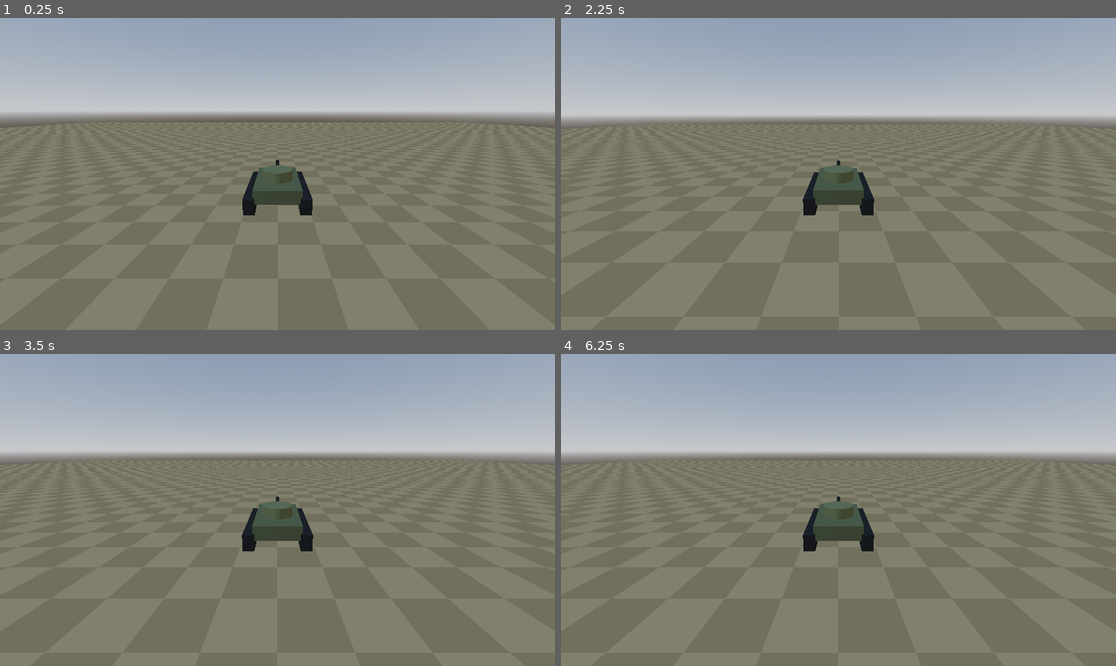
Above: before the commit, frames 1-4 (two rows, left to right).
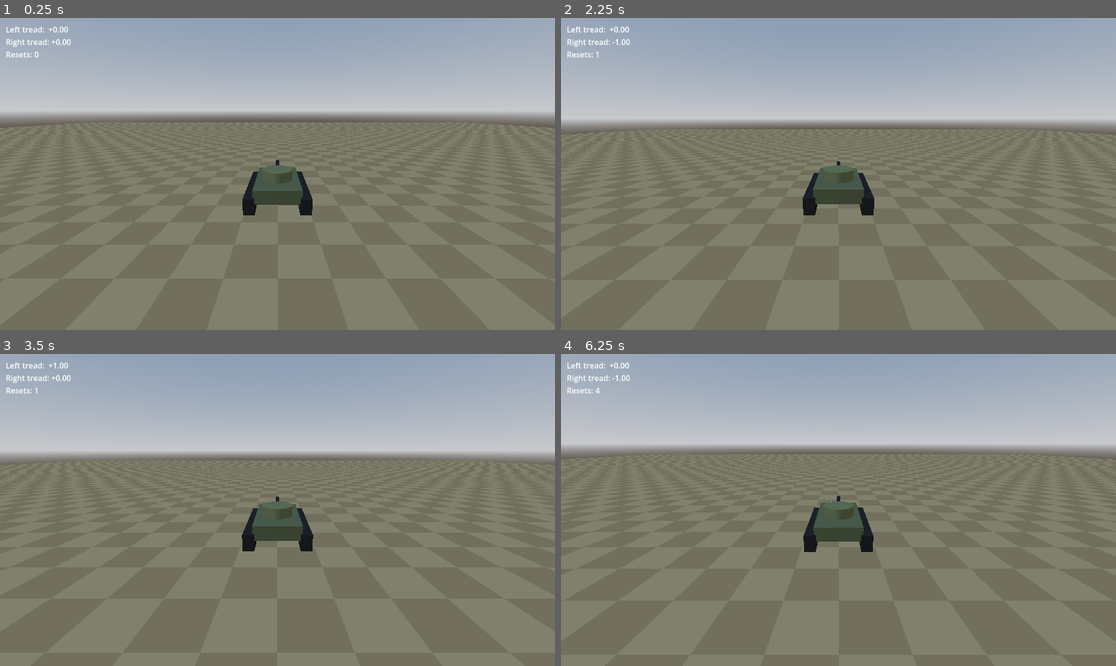
Above: after the commit, the same moments.

Repository: Kickpunch3r/tank-game
Game: Godot game, scene res://scenes/test_course.tscn
The game is run twice, just before and just after one commit, with the same random seed, the same clock (stepped at 60 frames per second) and the same inputs.
Inputs:
- Up to frame 1 (0.25 s): no input
- Up to frame 2 (2.25 s): hold Down (driver_right_back, bound only after the commit) 0.53-1.28 s; tap Enter at 1.25 s; hold S (driver_left_back, bound only after the commit) 1.28-2.03 s; tap R (driver_reset, bound only after the commit) at 2 s; hold Down (driver_right_back, bound only after the commit) from 2.03 s (still down)
- Up to frame 3 (3.5 s): release Down (driver_right_back, bound only after the commit) at 2.78 s; hold W (driver_left_forward, bound only after the commit) from 2.78 s (still down)
- Up to frame 4 (6.25 s): tap R (driver_reset, bound only after the commit) at 3.5, 4.15, 5.75 s; release W (driver_left_forward, bound only after the commit) at 3.53 s; hold S (driver_left_back, bound only after the commit) 3.53-5.78 s; hold Down (driver_right_back, bound only after the commit) from 5.78 s (still down)

The runs differ from the first frame. In frame 1, 0.3% of the frame differs, in the area x 1-13%, y 2-13%; in frame 2, 3.3%; in frame 3, 0.2%; in frame 4, 4.2%, in the area x 0-100%, y 2-64%.

Commit message:
Milestone 2: driver input station
DriverStation node on the tank combines its input sources (hardest push
wins per tread). Keyboard and gamepad sources, Input Map actions, reset to
spawn, and a temporary on-screen readout. Gamepad checked only with
simulated events.

Co-Authored-By: Claude Opus 5.5 <noreply@anthropic.com>

Diff:
--- a/project.godot
+++ b/project.godot
@@ -14,6 +14,59 @@
 run/main_scene="res://scenes/test_course.tscn"
 config/features=PackedStringArray("4.6", "Forward Plus")
 
+[input]
+
+driver_left_forward={
+"deadzone": 0.2,
+"events": [Object(InputEventKey,"resource_local_to_scene":false,"resource_name":"","device":-1,"window_id":0,"alt_pressed":false,"shift_pressed":false,"ctrl_pressed":false,"meta_pressed":false,"pressed":false,"keycode":0,"physical_keycode":87,"key_label":0,"unicode":119,"location":0,"echo":false,"script":null)
+]
+}
+driver_left_back={
+"deadzone": 0.2,
+"events": [Object(InputEventKey,"resource_local_to_scene":false,"resource_name":"","device":-1,"window_id":0,"alt_pressed":false,"shift_pressed":false,"ctrl_pressed":false,"meta_pressed":false,"pressed":false,"keycode":0,"physical_keycode":83,"key_label":0,"unicode":115,"location":0,"echo":false,"script":null)
+]
+}
+driver_right_forward={
+"deadzone": 0.2,
+"events": [Object(InputEventKey,"resource_local_to_scene":false,"resource_name":"","device":-1,"window_id":0,"alt_pressed":false,"shift_pressed":false,"ctrl_pressed":false,"meta_pressed":false,"pressed":false,"keycode":0,"physical_keycode":4194320,"key_label":0,"unicode":0,"location":0,"echo":false,"script":null)
+]
+}
+driver_right_back={
+"deadzone": 0.2,
+"events": [Object(InputEventKey,"resource_local_to_scene":false,"resource_name":"","device":-1,"window_id":0,"alt_pressed":false,"shift_pressed":false,"ctrl_pressed":false,"meta_pressed":false,"pressed":false,"keycode":0,"physical_keycode":4194322,"key_label":0,"unicode":0,"location":0,"echo":false,"script":null)
+]
+}
+driver_reset={
+"deadzone": 0.2,
+"events": [Object(InputEventKey,"resource_local_to_scene":false,"resource_name":"","device":-1,"window_id":0,"alt_pressed":false,"shift_pressed":false,"ctrl_pressed":false,"meta_pressed":false,"pressed":false,"keycode":0,"physical_keycode":82,"key_label":0,"unicode":114,"location":0,"echo":false,"script":null)
+]
+}
+driver_left_forward_pad={
+"deadzone": 0.2,
+"events": [Object(InputEventJoypadMotion,"resource_local_to_scene":false,"resource_name":"","device":-1,"axis":1,"axis_value":-1.0,"script":null)
+]
+}
+driver_left_back_pad={
+"deadzone": 0.2,
+"events": [Object(InputEventJoypadMotion,"resource_local_to_scene":false,"resource_name":"","device":-1,"axis":1,"axis_value":1.0,"script":null)
+]
+}
+driver_right_forward_pad={
+"deadzone": 0.2,
+"events": [Object(InputEventJoypadMotion,"resource_local_to_scene":false,"resource_name":"","device":-1,"axis":3,"axis_value":-1.0,"script":null)
+]
+}
+driver_right_back_pad={
+"deadzone": 0.2,
+"events": [Object(InputEventJoypadMotion,"resource_local_to_scene":false,"resource_name":"","device":-1,"axis":3,"axis_value":1.0,"script":null)
+]
+}
+driver_reset_pad={
+"deadzone": 0.2,
+"events": [Object(InputEventJoypadButton,"resource_local_to_scene":false,"resource_name":"","device":-1,"button_index":4,"pressure":0.0,"pressed":true,"script":null)
+]
+}
+
 [physics]
 
 3d/physics_engine="Jolt Physics"
--- a/scenes/tank.tscn
+++ b/scenes/tank.tscn
@@ -1,6 +1,9 @@
 [gd_scene format=3]
 
 [ext_resource type="Script" path="res://scripts/tank.gd" id="1_tank"]
+[ext_resource type="Script" path="res://scripts/driver_station.gd" id="2_station"]
+[ext_resource type="Script" path="res://scripts/keyboard_driver_input.gd" id="3_keyboard"]
+[ext_resource type="Script" path="res://scripts/gamepad_driver_input.gd" id="4_gamepad"]
 
 [sub_resource type="BoxShape3D" id="BoxShape3D_body"]
 size = Vector3(3.6, 1.3, 5)
@@ -49,6 +52,15 @@
 floor_max_angle = 1.0472
 script = ExtResource("1_tank")
 
+[node name="DriverStation" type="Node" parent="."]
+script = ExtResource("2_station")
+
+[node name="KeyboardDriverInput" type="Node" parent="DriverStation"]
+script = ExtResource("3_keyboard")
+
+[node name="GamepadDriverInput" type="Node" parent="DriverStation"]
+script = ExtResource("4_gamepad")
+
 [node name="Collision" type="CollisionShape3D" parent="."]
 transform = Transform3D(1, 0, 0, 0, 1, 0, 0, 0, 1, 0, 0.65, 0)
 shape = SubResource("BoxShape3D_body")
--- a/scenes/test_course.tscn
+++ b/scenes/test_course.tscn
@@ -3,6 +3,7 @@
 [ext_resource type="Script" path="res://scripts/course_builder.gd" id="1_builder"]
 [ext_resource type="PackedScene" path="res://scenes/tank.tscn" id="2_tank"]
 [ext_resource type="Script" path="res://scripts/chase_camera.gd" id="3_camera"]
+[ext_resource type="Script" path="res://scripts/driver_readout.gd" id="4_readout"]
 
 [sub_resource type="ProceduralSkyMaterial" id="SkyMaterial_main"]
 
@@ -33,3 +34,7 @@
 current = true
 script = ExtResource("3_camera")
 target = NodePath("../Tank")
+
+[node name="DriverReadout" type="CanvasLayer" parent="." node_paths=PackedStringArray("station")]
+script = ExtResource("4_readout")
+station = NodePath("../Tank/DriverStation")
--- /dev/null
+++ b/scripts/driver_input_source.gd
@@ -0,0 +1,20 @@
+class_name DriverInputSource
+extends Node
+## Base for anything that can drive the tank's treads: keyboard, gamepad, and
+## later MIDI, serial or giant levers. Put one as a child of a DriverStation.
+## Each source only reports what it reads; the station decides what to use.
+
+
+## Left tread push, from -1 (full back) to 1 (full forward).
+func get_left_tread() -> float:
+	return 0.0
+
+
+## Right tread push, from -1 (full back) to 1 (full forward).
+func get_right_tread() -> float:
+	return 0.0
+
+
+## True only on the frame the reset control is first pressed.
+func is_reset_just_pressed() -> bool:
+	return false
--- /dev/null
+++ b/scripts/driver_readout.gd
@@ -0,0 +1,26 @@
+class_name DriverReadout
+extends CanvasLayer
+## Temporary corner readout of what the DriverStation is receiving.
+## Becomes the start of the F3 debug display in milestone 6.
+
+## The station to show.
+@export var station: DriverStation
+
+var _label: Label
+var _reset_count: int = 0
+
+
+func _ready() -> void:
+	_label = Label.new()
+	_label.position = Vector2(12.0, 12.0)
+	add_child(_label)
+
+
+func _physics_process(_delta: float) -> void:
+	if station == null:
+		return
+	if station.reset_requested:
+		_reset_count += 1
+	# Rebuilt from the station's state every frame.
+	_label.text = "Left tread:  %+.2f\nRight tread: %+.2f\nResets: %d" % [
+		station.left_tread, station.right_tread, _reset_count]
--- /dev/null
+++ b/scripts/driver_station.gd
@@ -0,0 +1,51 @@
+class_name DriverStation
+extends Node
+## The driver's seat. The tank reads only these values, never the keyboard or
+## gamepad directly, so any kind of controller can drive it.
+##
+## Each physics frame the station asks its DriverInputSource children what they
+## read and combines them: for each tread, whichever source is pushed hardest
+## wins. Reset fires if any source pressed it.
+
+## Left tread push, from -1 (full back) to 1 (full forward).
+var left_tread: float = 0.0
+
+## Right tread push, from -1 (full back) to 1 (full forward).
+var right_tread: float = 0.0
+
+## True for one physics frame when a reset was asked for.
+var reset_requested: bool = false
+
+## When false, the station ignores its input sources and keeps whatever values
+## were written into it. Tests turn this off to drive the tank directly.
+@export var listen_to_input_sources: bool = true
+
+
+func _ready() -> void:
+	# Run before the tank each physics frame, so the tank sees this frame's input.
+	process_physics_priority = -10
+
+
+func _physics_process(_delta: float) -> void:
+	if listen_to_input_sources:
+		_combine_input_sources()
+
+
+func _combine_input_sources() -> void:
+	var combined_left: float = 0.0
+	var combined_right: float = 0.0
+	var any_reset: bool = false
+	for child: Node in get_children():
+		var source := child as DriverInputSource
+		if source == null:
+			continue
+		combined_left = _stronger_push(combined_left, source.get_left_tread())
+		combined_right = _stronger_push(combined_right, source.get_right_tread())
+		any_reset = any_reset or source.is_reset_just_pressed()
+	left_tread = clampf(combined_left, -1.0, 1.0)
+	right_tread = clampf(combined_right, -1.0, 1.0)
+	reset_requested = any_reset
+
+
+func _stronger_push(a: float, b: float) -> float:
+	return b if absf(b) > absf(a) else a
--- /dev/null
+++ b/scripts/gamepad_driver_input.gd
@@ -0,0 +1,18 @@
+class_name GamepadDriverInput
+extends DriverInputSource
+## Gamepad controls for the driver: left stick up/down = left tread,
+## right stick up/down = right tread, Back/Select = reset.
+## Uses any connected gamepad. The deadzone (how far the stick must move before
+## it counts) is set per action in Project Settings > Input Map (0.2 by default).
+
+
+func get_left_tread() -> float:
+	return Input.get_axis(&"driver_left_back_pad", &"driver_left_forward_pad")
+
+
+func get_right_tread() -> float:
+	return Input.get_axis(&"driver_right_back_pad", &"driver_right_forward_pad")
+
+
+func is_reset_just_pressed() -> bool:
+	return Input.is_action_just_pressed(&"driver_reset_pad")
--- /dev/null
+++ b/scripts/keyboard_driver_input.gd
@@ -0,0 +1,16 @@
+class_name KeyboardDriverInput
+extends DriverInputSource
+## Keyboard controls for the driver. Keys are set in Project Settings > Input Map:
+## left tread W / S, right tread Up / Down arrows, reset R.
+
+
+func get_left_tread() -> float:
+	return Input.get_axis(&"driver_left_back", &"driver_left_forward")
+
+
+func get_right_tread() -> float:
+	return Input.get_axis(&"driver_right_back", &"driver_right_forward")
+
+
+func is_reset_just_pressed() -> bool:
+	return Input.is_action_just_pressed(&"driver_reset")
--- a/scripts/tank.gd
+++ b/scripts/tank.gd
@@ -2,16 +2,36 @@
 extends CharacterBody3D
 ## The tank's body: it moves and collides. What it looks like lives in the
 ## child "Visual" node, so the art can be swapped without touching this script.
+## It never reads the keyboard or gamepad: all driving input comes from its
+## DriverStation child.
 ##
-## Milestone 1: the tank only falls and rests on the ground.
-## Tread driving arrives in milestone 3.
+## Milestone 2: the tank falls, rests on the ground, and resets to where it
+## started. Tread driving arrives in milestone 3.
 
 ## How fast the tank falls when it is in the air (metres per second, per second).
 ## Temporary: this moves into the TankTuning resource in milestone 3.
 @export var fall_gravity: float = 9.8
 
+@onready var driver_station: DriverStation = $DriverStation
+
+## Where the tank started, so reset can put it back.
+var _spawn_transform: Transform3D
+
+
+func _ready() -> void:
+	_spawn_transform = global_transform
+
 
 func _physics_process(delta: float) -> void:
+	if driver_station.reset_requested:
+		reset_to_spawn()
+		return
 	if not is_on_floor():
 		velocity.y -= fall_gravity * delta
 	move_and_slide()
+
+
+## Put the tank back where it started, standing still.
+func reset_to_spawn() -> void:
+	global_transform = _spawn_transform
+	velocity = Vector3.ZERO
Not shown, added: scripts/driver_input_source.gd.uid
Not shown, added: scripts/driver_readout.gd.uid
Not shown, added: scripts/driver_station.gd.uid
Not shown, added: scripts/gamepad_driver_input.gd.uid
Not shown, added: scripts/keyboard_driver_input.gd.uid
Not shown, changed: NOTES.md
